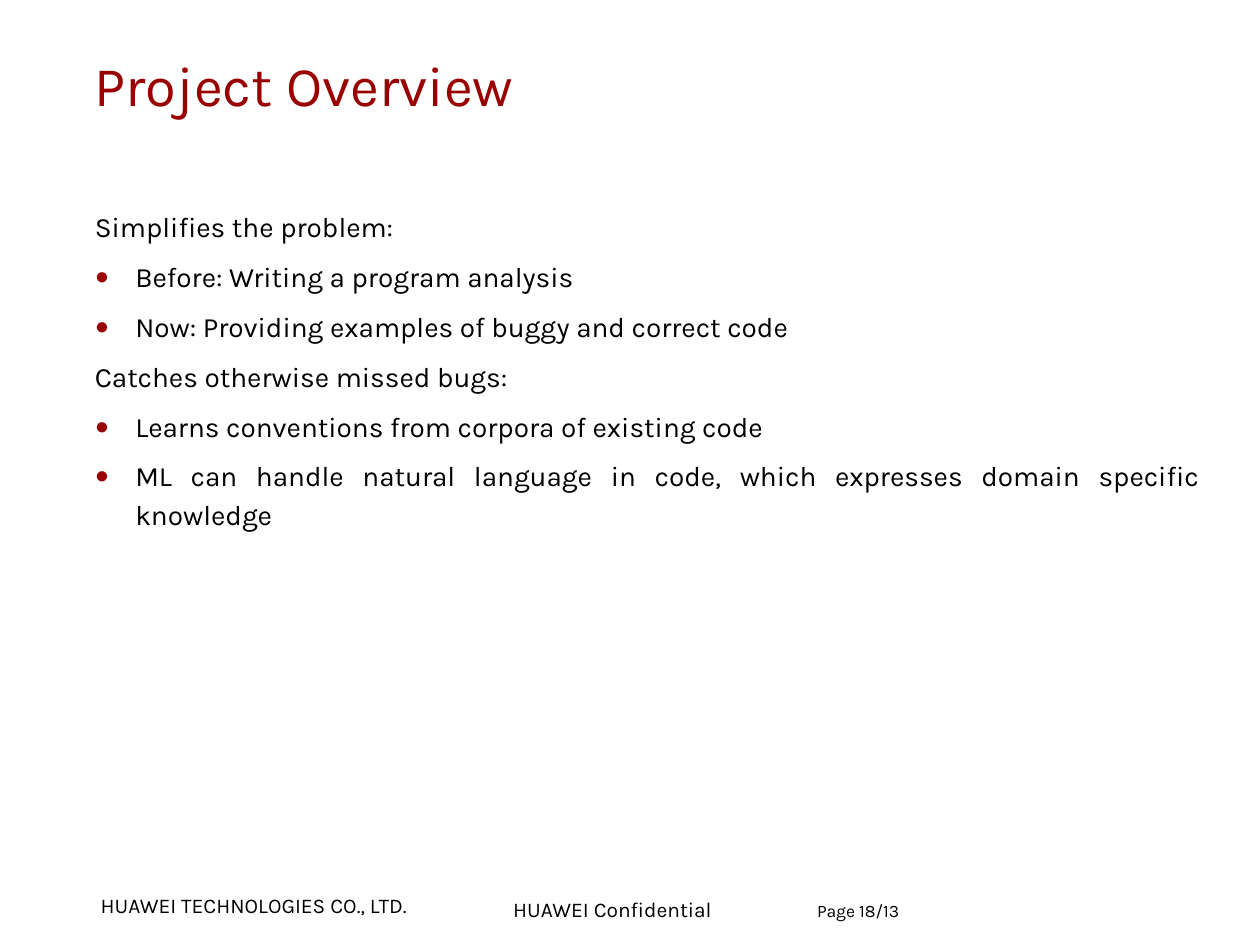
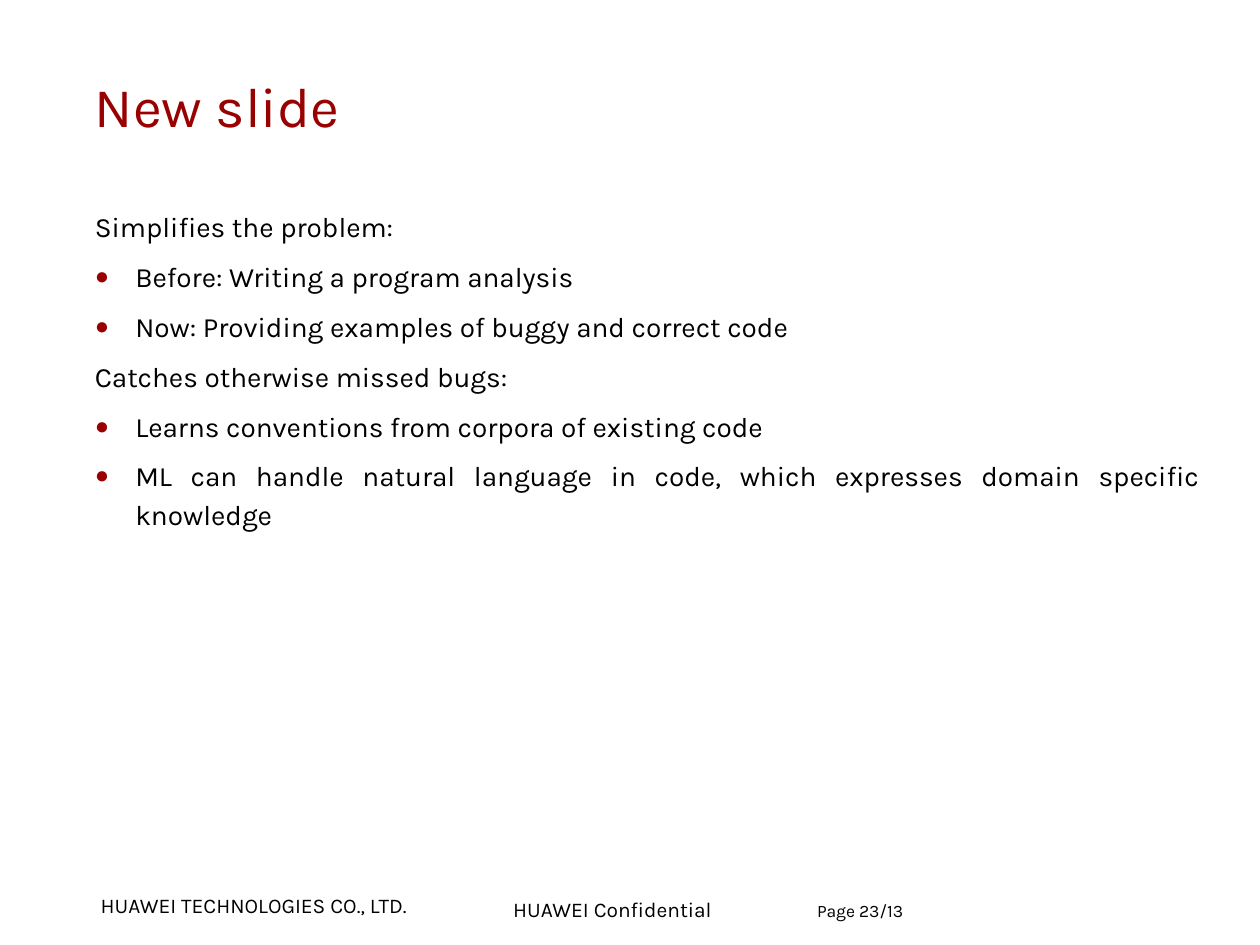
Before and after one commit to zuoqin/DeepBugs, a slide deck: slide 23 of materials/Project Presentation.pptx (slide 18 before the commit). Drawn at 1260x945 pixels with LibreOffice and Linux fonts; fonts in the diff are those of the drawing; background and template pictures are left out. Boxes give left, top, right and bottom in pixels: in the first picture for what was removed or moved away, otherwise in the second. Text is boxed around its words. In the diff, an @@ line names an element or a change of style, - is before the commit and + after.

Commit message:
Enhance project presentation

```diff
--- a/materials/Project Presentation.pptx
+++ b/materials/Project Presentation.pptx
@@ title at <box>95,88,340,128</box>: text changed @@
-Project Overview
+New slide
@@ page number at <box>817,904,903,922</box>: text changed @@
-Page 18/13
+Page 23/13
```
Also in this commit, not shown: 7 other slides changed, 3 slides added, 1 other file.
